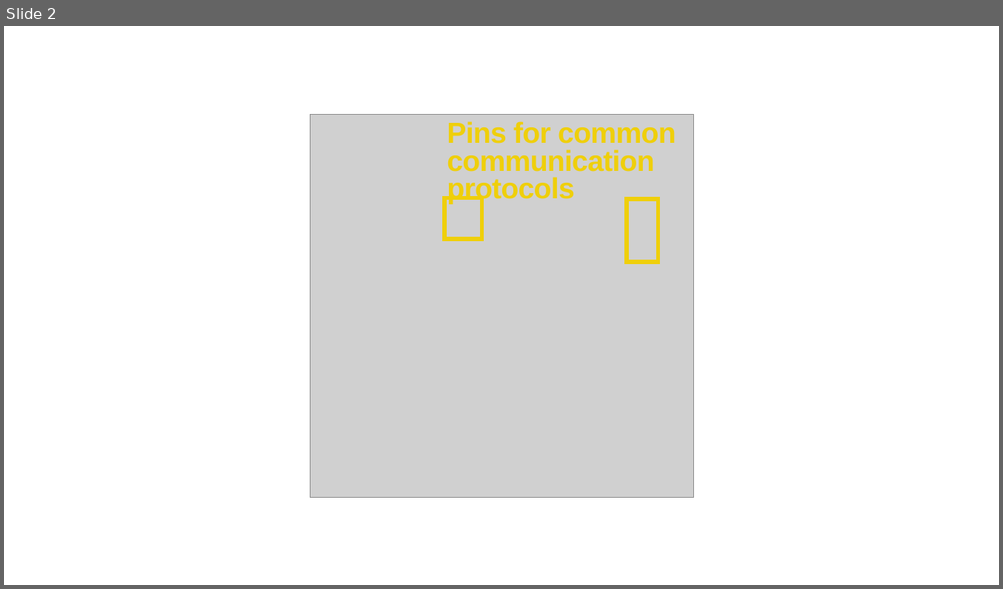
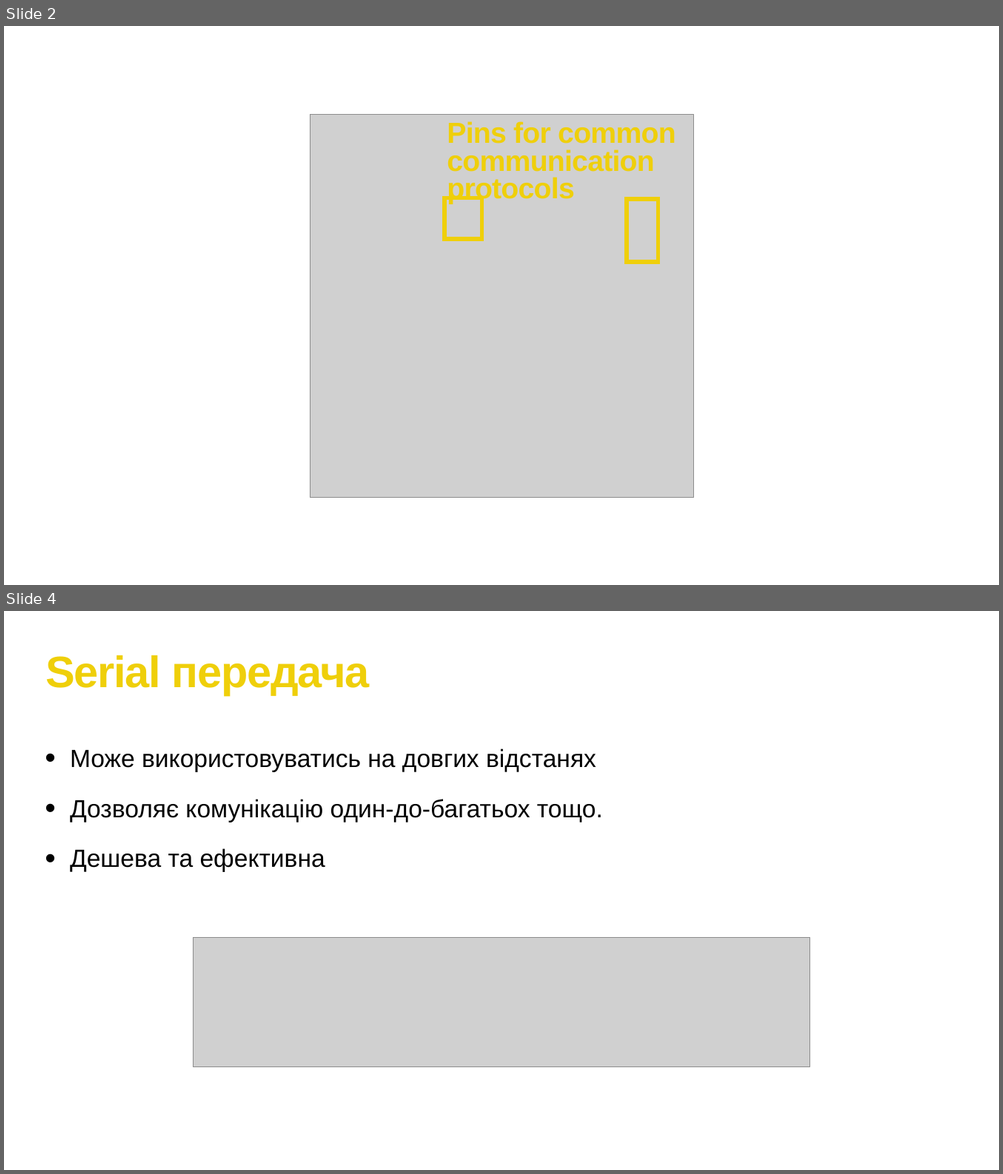
Before and after one commit to bohdanhlovatskyi/SummerCampPOC, a slide deck: Lesson 3/Lesson_3.pptx. Shown one above the other, each under a label of ours: slide 2 before the commit, slides 2 and 4 after it; the slides between them are not shown. The pictures are 1003x589 and 1003x1174 pixels, drawn with LibreOffice and Linux fonts; fonts in the diff are those of the drawing; grey boxes stand for pictures. Boxes give left, top, right and bottom in pixels: in the first picture for what was removed or moved away, otherwise in the second. Text is boxed around its words. In the diff, an @@ line names an element or a change of style, - is before the commit and + after.

```diff
--- a/Lesson 3/Lesson_3.pptx
+++ b/Lesson 3/Lesson_3.pptx
@@ slide 4 added at (4,611,999,1170), background #FFFFFF @@
@@ text added at (45,655,369,695), 85 pt, text #EFCF0A, bold @@
+Serial передача
@@ text added at (70,749,603,872), 48 pt, text #000000 @@
+• Може використовуватись на довгих відстанях
+• Дозволяє комунікацію один-до-багатьох тощо.
+• Дешева та ефективна
@@ picture added at (193,937,810,1067) @@
```
Also in this commit, not shown: 1 slide changed, 12 other slides added, 6 slides removed, 4 other files.
